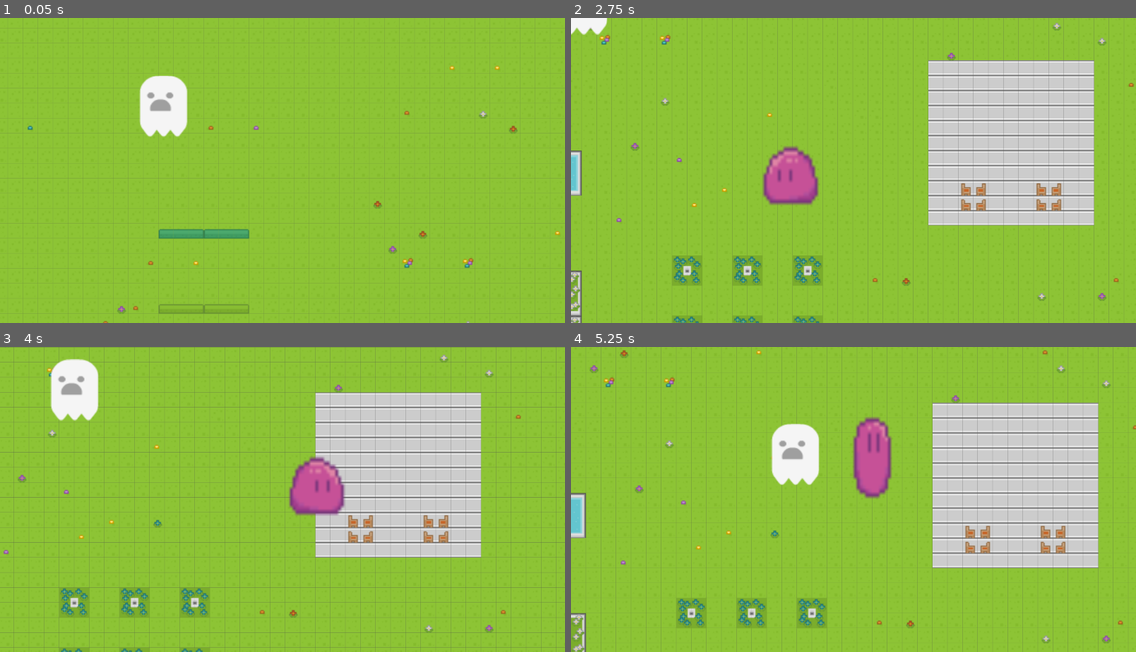
Above: before the commit, frames 1-4 (two rows, left to right).
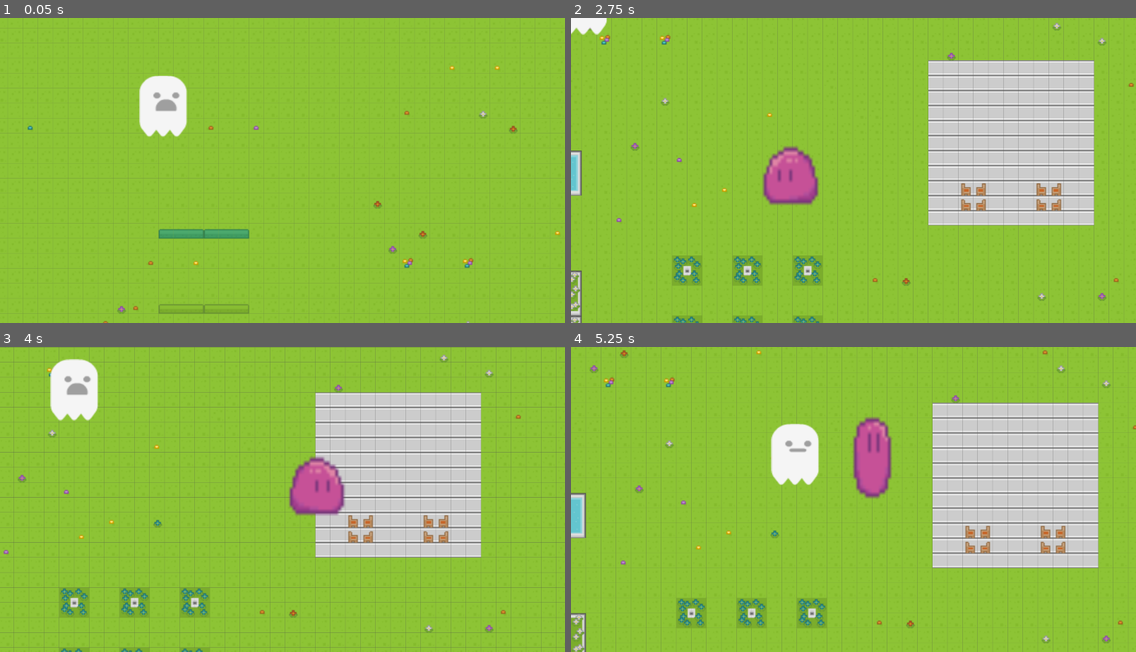
Above: after the commit, the same moments.

Repository: GroMoon/Git_Project
Game: Godot game, scene res://test.tscn
The game is run twice, just before and just after one commit, with the same random seed, the same clock (stepped at 60 frames per second) and the same inputs.
Inputs:
- Up to frame 1 (0.05 s): no input
- Up to frame 2 (2.75 s): hold D (right) 0.53-2.03 s; tap W (up) at 0.77, 1.52 s; tap Enter at 2 s; hold A (left) from 2.03 s (still down)
- Up to frame 3 (4 s): release A (left) at 2.78 s; hold D (right) from 2.78 s (still down); tap W (up) at 3.02, 3.77 s
- Up to frame 4 (5.25 s): release D (right) at 4.28 s; hold A (left) 4.28-5.03 s; tap W (up) at 4.52 s; hold D (right) from 5.03 s (still down)

The runs differ from the first frame. In frame 1, 0.3% of the frame differs, in the area x 24-34%, y 19-40%; in frame 2, less than 0.1%; in frame 3, 0.3%; in frame 4, 0.3%, in the area x 35-44%, y 25-46%.

Commit message:
^_^ [dev] enemy animation play & flip apply

Diff:
--- a/SlayerSurvival/enemy/enemy_type_a.gd
+++ b/SlayerSurvival/enemy/enemy_type_a.gd
@@ -20,3 +20,10 @@
 
         # 이동 적용
         move_and_slide()
+
+	# 애니메이션 처리
+    if velocity.length() > 0:
+        $AnimatedSprite2D.play("enemy_type_A")
+        $AnimatedSprite2D.flip_h = velocity.x > 0
+    else:
+        $AnimatedSprite2D.play("enemy_type_A")
--- a/SlayerSurvival/enemy/enemy_type_a.tscn
+++ b/SlayerSurvival/enemy/enemy_type_a.tscn
@@ -28,7 +28,7 @@
 scale = Vector2(1, 0.894)
 sprite_frames = SubResource("SpriteFrames_m2asl")
 animation = &"enemy_type_A"
-frame_progress = 0.956403
+frame_progress = 0.612064
 speed_scale = 0.5
 
 [node name="CollisionShape2D" type="CollisionShape2D" parent="."]
